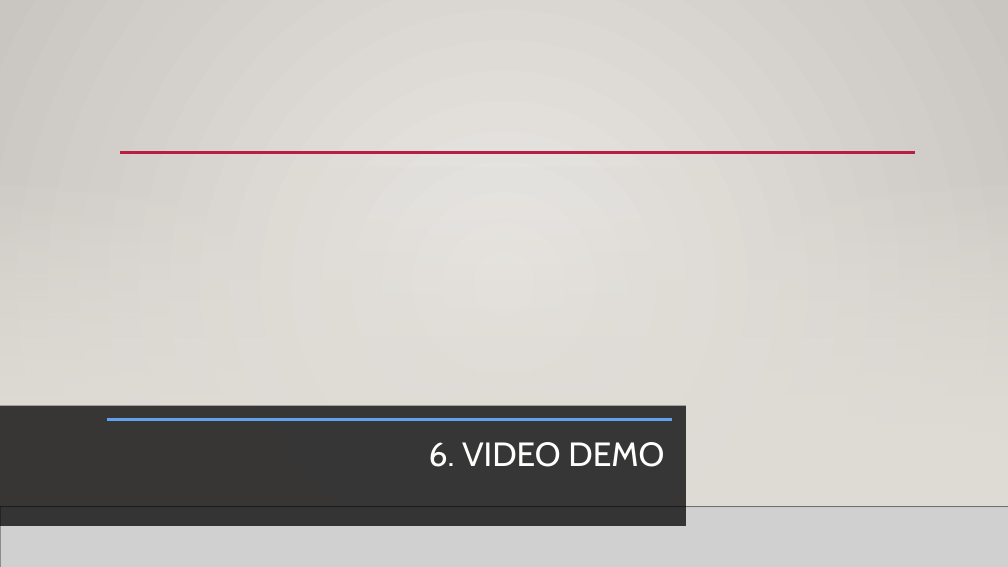
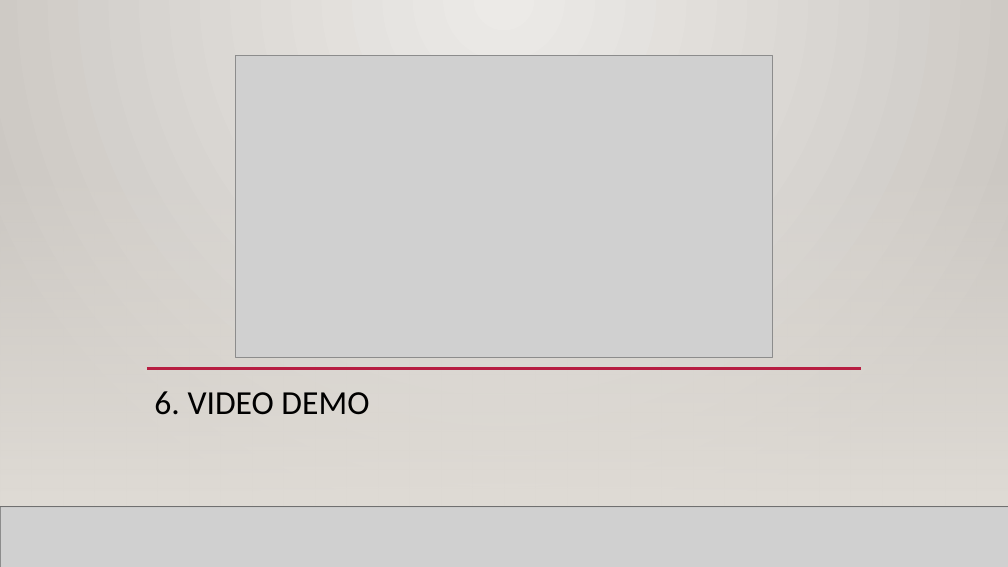
Before and after one commit to lam419/TKXDPM.KSCQ.20211-22, a slide deck: slide 11 of Design/TKXDPM.pptx (slide 6 before the commit). Drawn at 1008x567 pixels with LibreOffice and Linux fonts; fonts in the diff are those of the drawing; grey boxes stand for pictures; background and template pictures are left out. Boxes give left, top, right and bottom in pixels: in the first picture for what was removed or moved away, otherwise in the second. Text is boxed around its words. In the diff, an @@ line names an element or a change of style, - is before the commit and + after.

```diff
--- a/Design/TKXDPM.pptx
+++ b/Design/TKXDPM.pptx
@@ background picture (left out) to gradient #ECEAE7 to #CAC7C1 @@
@@ rectangle added at (0, 0, 1008, 567), fill gradient #ECEAE7 to #CAC7C1 @@
@@ picture added at (236, 55, 773, 357) @@
@@ rectangle added at (0, 167, 1008, 507), fill gradient #DFDBD5 @@
@@ title "6. VIDEO DEMO": place and size @@
-title "6. VIDEO DEMO" at (429, 442, 664, 467)
+title "6. VIDEO DEMO" at (154, 391, 369, 415)
@@ title "6. VIDEO DEMO" at (154, 391, 369, 415): font Cabin to Calibri, text colour #FFFFFE to #000000; alignment right to left @@
@@ line added from (147, 369) to (862, 369), #B71E42 2.5 pt @@
@@ rectangle removed at (0, 406, 686, 526) @@
@@ line removed from (107, 420) to (672, 420) @@
@@ line added from (0, 507) to (1008, 507), #000001 1 pt @@
```
Also in this commit, not shown: 5 other slides changed, 6 slides added.
